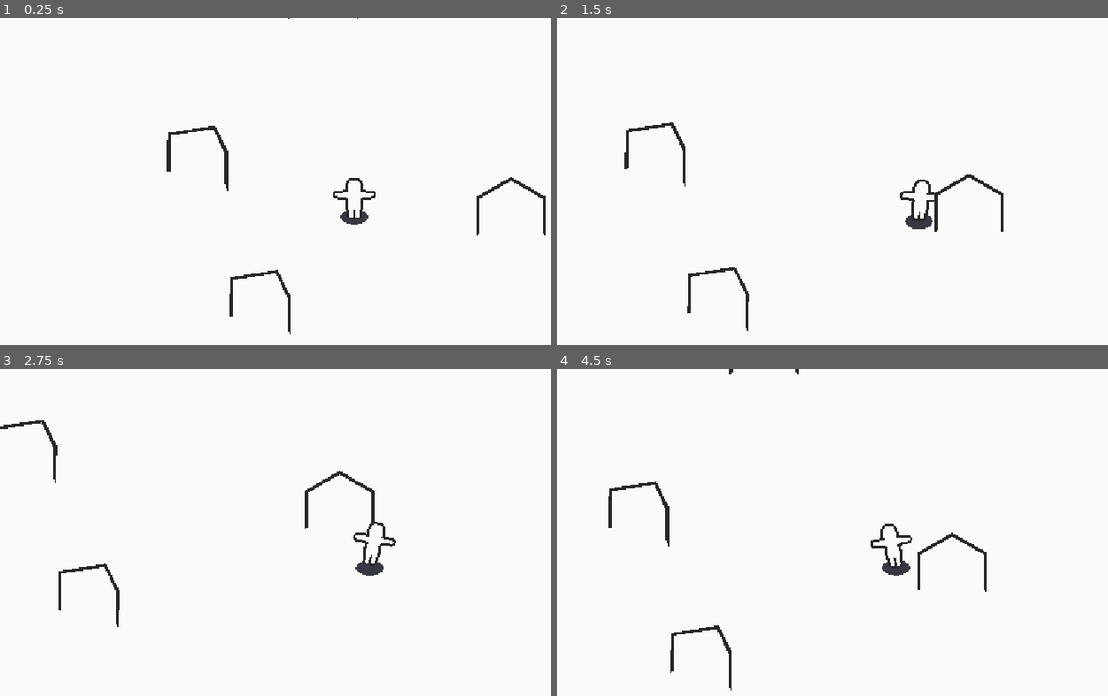
Above: before the commit, frames 1-4 (two rows, left to right).
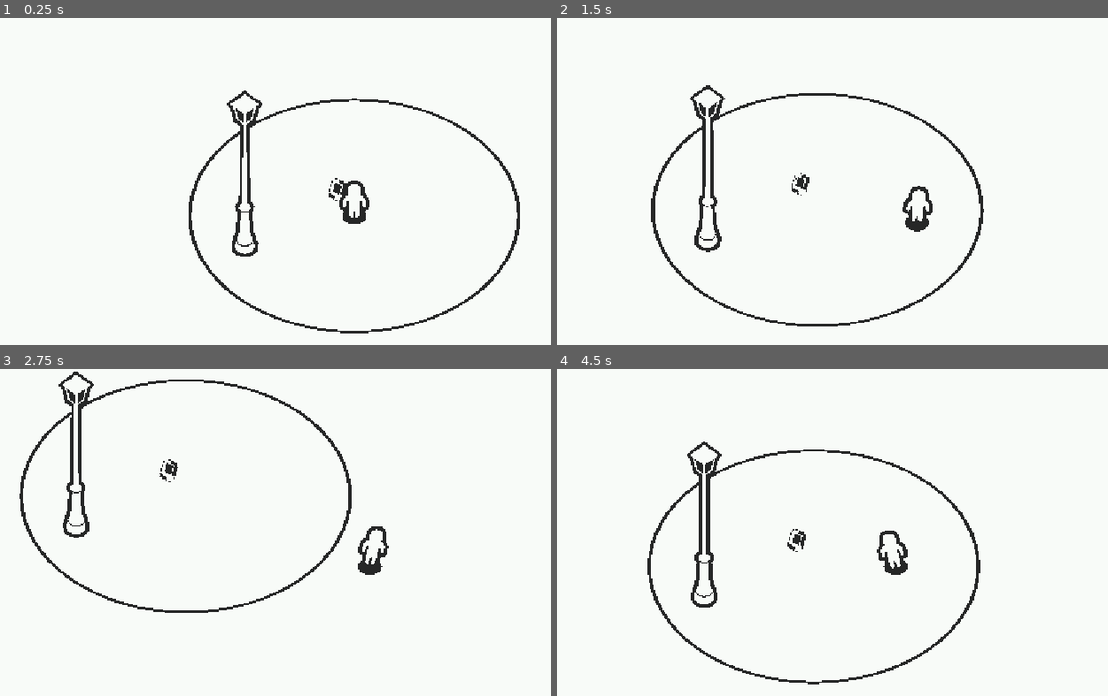
Above: after the commit, the same moments.

Repository: icehelmdev/poll-itical
Game: Godot game, scene res://scenes/main/main.tscn
Two runs of this game, one before a commit and one after it. Both use one fixed random seed, a clock stepped at 60 frames per second and the inputs below.
Inputs:
- Up to frame 1 (0.25 s): no input
- Up to frame 2 (1.5 s): hold D (move_right) 0.53-1.28 s; hold S (move_back) from 1.28 s (still down)
- Up to frame 3 (2.75 s): release S (move_back) at 2.03 s; hold D (move_right) from 2.03 s (still down)
- Up to frame 4 (4.5 s): release D (move_right) at 2.78 s; hold W (move_forward) 2.78-3.53 s; hold A (move_left) from 3.53 s (still down)

The runs differ from the first frame. In frame 1, 3.3% of the frame differs, in the area x 30-100%, y 0-97%; in frame 2, 3.4%; in frame 3, 3.3%; in frame 4, 3.5%, in the area x 9-78%, y 0-99%.

Commit message:
added new models

Diff:
--- /dev/null
+++ b/materials/M_Dark.tres
@@ -0,0 +1,6 @@
+[gd_resource type="StandardMaterial3D" format=3 uid="uid://c742d4ip1s0iq"]
+
+[resource]
+shading_mode = 0
+diffuse_mode = 3
+albedo_color = Color(0.13333334, 0.13725491, 0.13725491, 1)
--- a/materials/outline_hard_edges.tres
+++ b/materials/outline_hard_edges.tres
@@ -6,5 +6,5 @@
 render_priority = 0
 shader = ExtResource("1_shader")
 shader_parameter/outline_color = Color(0.13333334, 0.13725491, 0.13725491, 1)
-shader_parameter/outline_width = 3.0000001425
+shader_parameter/outline_width = 4.00000019
 shader_parameter/use_vertex_direction = true
--- a/materials/player_silhouette_outline.tres
+++ b/materials/player_silhouette_outline.tres
@@ -6,5 +6,5 @@
 render_priority = 0
 shader = ExtResource("1_shader")
 shader_parameter/outline_color = Color(0.13333334, 0.13725491, 0.13725491, 1)
-shader_parameter/outline_width = 2.000000095
+shader_parameter/outline_width = 3.0000001425
 shader_parameter/use_vertex_direction = false
--- a/scenes/main/main.tscn
+++ b/scenes/main/main.tscn
@@ -2,7 +2,10 @@
 
 [ext_resource type="PackedScene" uid="uid://b6catao2vxkdk" path="res://scenes/player/player.tscn" id="1_player"]
 [ext_resource type="Script" uid="uid://o1h261653uad" path="res://scenes/camera/follow_camera.gd" id="2_camera"]
+[ext_resource type="PackedScene" uid="uid://cbk61l8d2147e" path="res://meshes/props/SM_Streetlight.glb" id="2_l3cfh"]
+[ext_resource type="PackedScene" uid="uid://v3x34ricfef6" path="res://meshes/props/SM_Start_Circle.glb" id="3_6q06x"]
 [ext_resource type="Material" uid="uid://bjnq17rkr1nu0" path="res://materials/unlit_outlined_hard_edges.tres" id="3_material"]
+[ext_resource type="PackedScene" uid="uid://b0mol15k2sxvt" path="res://meshes/props/SM_Phone.glb" id="4_ow5a4"]
 
 [sub_resource type="ProceduralSkyMaterial" id="ProceduralSkyMaterial_main"]
 
@@ -21,13 +24,6 @@
 [sub_resource type="BoxMesh" id="BoxMesh_floor"]
 material = ExtResource("3_material")
 size = Vector3(128, 1, 168)
-
-[sub_resource type="BoxShape3D" id="BoxShape3D_obstacle"]
-size = Vector3(2, 2, 2)
-
-[sub_resource type="BoxMesh" id="BoxMesh_obstacle"]
-material = ExtResource("3_material")
-size = Vector3(2, 2, 2)
 
 [node name="Main" type="Node3D" unique_id=1972689488]
 
@@ -49,44 +45,14 @@
 
 [node name="Obstacles" type="Node3D" parent="." unique_id=903411358]
 
-[node name="Obstacle1" type="StaticBody3D" parent="Obstacles" unique_id=1311295284]
-transform = Transform3D(1, 0, 0, 0, 1, 0, 0, 0, 1, 6, 1, -4)
+[node name="SM_Streetlight2" parent="Obstacles" unique_id=1139822929 instance=ExtResource("2_l3cfh")]
+transform = Transform3D(1.7677668, 0, 1.767767, 0, 2.4999998, 0, -1.767767, 0, 1.7677668, -4.9448957, 0.08095372, 2.0805101)
 
-[node name="CollisionShape3D" type="CollisionShape3D" parent="Obstacles/Obstacle1" unique_id=1101519058]
-transform = Transform3D(0.9659258, 0, 0.25881904, 0, 1, 0, -0.25881904, 0, 0.9659258, 0, 0, 0)
-shape = SubResource("BoxShape3D_obstacle")
+[node name="SM_Start_Circle2" parent="Obstacles" unique_id=2143995201 instance=ExtResource("3_6q06x")]
+transform = Transform3D(1.5, 0, 0, 0, 1.5, 0, 0, 0, 1.5, 0, 0.01, 0)
 
-[node name="MeshInstance3D" type="MeshInstance3D" parent="Obstacles/Obstacle1" unique_id=445389480]
-mesh = SubResource("BoxMesh_obstacle")
-
-[node name="Obstacle2" type="StaticBody3D" parent="Obstacles" unique_id=1053140493]
-transform = Transform3D(1, 0, 0, 0, 1, 0, 0, 0, 1, -7, 1, 3)
-
-[node name="CollisionShape3D" type="CollisionShape3D" parent="Obstacles/Obstacle2" unique_id=869204344]
-shape = SubResource("BoxShape3D_obstacle")
-
-[node name="MeshInstance3D" type="MeshInstance3D" parent="Obstacles/Obstacle2" unique_id=199698882]
-transform = Transform3D(0.8660254, 0, -0.5, 0, 1, 0, 0.5, 0, 0.8660254, 0, 0, 0)
-mesh = SubResource("BoxMesh_obstacle")
-
-[node name="Obstacle3" type="StaticBody3D" parent="Obstacles" unique_id=1058566825]
-transform = Transform3D(1, 0, 0, 0, 1, 0, 0, 0, 1, 3, 1, 9)
-
-[node name="CollisionShape3D" type="CollisionShape3D" parent="Obstacles/Obstacle3" unique_id=2112559229]
-shape = SubResource("BoxShape3D_obstacle")
-
-[node name="MeshInstance3D" type="MeshInstance3D" parent="Obstacles/Obstacle3" unique_id=748425663]
-transform = Transform3D(0.49999997, 0, 0.86602545, 0, 1, 0, -0.86602545, 0, 0.49999997, 0, 0, 0)
-mesh = SubResource("BoxMesh_obstacle")
-
-[node name="Obstacle4" type="StaticBody3D" parent="Obstacles" unique_id=340352483]
-transform = Transform3D(1, 0, 0, 0, 1, 0, 0, 0, 1, -12, 1, -10)
-
-[node name="CollisionShape3D" type="CollisionShape3D" parent="Obstacles/Obstacle4" unique_id=212483901]
-shape = SubResource("BoxShape3D_obstacle")
-
-[node name="MeshInstance3D" type="MeshInstance3D" parent="Obstacles/Obstacle4" unique_id=944193060]
-mesh = SubResource("BoxMesh_obstacle")
+[node name="SM_Phone2" parent="Obstacles" unique_id=180644280 instance=ExtResource("4_ow5a4")]
+transform = Transform3D(0.85236204, 0.2477812, -0.4605251, 0, 0.8806258, 0.47381243, 0.5229521, -0.40385973, 0.75061196, -0.7667918, 4.1492796, 2.4803882)
 
 [node name="Player" parent="." unique_id=1998818608 instance=ExtResource("1_player")]
 
@@ -98,4 +64,4 @@
 far = 200.0
 script = ExtResource("2_camera")
 target = NodePath("../Player")
-follow_offset = Vector3(10, 10, 10)
+follow_offset = Vector3(0, 10, 10)
--- a/scenes/player/player.tscn
+++ b/scenes/player/player.tscn
@@ -2,48 +2,26 @@
 
 [ext_resource type="Script" uid="uid://k0ol8c60fark" path="res://scenes/player/player.gd" id="1_player"]
 [ext_resource type="Script" uid="uid://bac85smq8biic" path="res://scenes/player/player_visual.gd" id="2_visual"]
-[ext_resource type="PackedScene" uid="uid://cxa723lt1r1ji" path="res://meshes/SK_Character.glb" id="3_lvxji"]
-[ext_resource type="Material" uid="uid://dkwgfpnjqnjsb" path="res://materials/unlit_outlined.tres" id="3_material"]
+[ext_resource type="PackedScene" uid="uid://cemnya8fo8ir4" path="res://meshes/characters/SK_Character_Idle.glb" id="3_gmlin"]
+[ext_resource type="PackedScene" uid="uid://wp3tc2lhfugd" path="res://meshes/characters/SM_Shadow.glb" id="4_lvxji"]
 
 [sub_resource type="CapsuleShape3D" id="CapsuleShape3D_player"]
 radius = 0.4
 height = 1.8
 
-[sub_resource type="CapsuleMesh" id="CapsuleMesh_player"]
-material = ExtResource("3_material")
-radius = 0.4
-height = 1.8
-
-[sub_resource type="StandardMaterial3D" id="StandardMaterial3D_wf3wp"]
-shading_mode = 0
-albedo_color = Color(0.18039216, 0.1882353, 0.21568628, 1)
-
-[sub_resource type="CylinderMesh" id="CylinderMesh_r3d6m"]
-material = SubResource("StandardMaterial3D_wf3wp")
-top_radius = 0.6166992
-bottom_radius = 0.6166992
-height = 0.015380859
-
 [node name="Player" type="CharacterBody3D" unique_id=719344599]
 script = ExtResource("1_player")
 
 [node name="CollisionShape3D" type="CollisionShape3D" parent="." unique_id=1062309996]
-transform = Transform3D(1, 0, 0, 0, 1, 0, 0, 0, 1, 0, 0.9, 0)
+transform = Transform3D(1, 0, 0, 0, 1, 0, 0, 0, 1, 0, 0.97612303, 0)
 shape = SubResource("CapsuleShape3D_player")
+
+[node name="SM_Shadow" parent="." unique_id=2129088955 instance=ExtResource("4_lvxji")]
+transform = Transform3D(1, 0, 0, 0, 1, 0, 0, 0, 1, 0, 0.07744421, 0)
 
 [node name="Visual" type="Node3D" parent="." unique_id=336460453 node_paths=PackedStringArray("body", "face_camera_target")]
 script = ExtResource("2_visual")
 body = NodePath("..")
 face_camera_target = NodePath("SK_Character")
 
-[node name="SK_Character" parent="Visual" unique_id=1489781032 instance=ExtResource("3_lvxji")]
-transform = Transform3D(1.5, 0, 0, 0, 1.5, 0, 0, 0, 1.5, 0, 0, 0)
-
-[node name="MeshInstance3D" type="MeshInstance3D" parent="Visual" unique_id=2123079795]
-transform = Transform3D(1, 0, 0, 0, 1, 0, 0, 0, 1, 0, 0.9, 0)
-visible = false
-mesh = SubResource("CapsuleMesh_player")
-
-[node name="Shadow" type="MeshInstance3D" parent="." unique_id=2077139349]
-transform = Transform3D(1, 0, 0, 0, 1, 0, 0, 0, 1, 0, -0.0020678043, 0)
-mesh = SubResource("CylinderMesh_r3d6m")
+[node name="SK_Character" parent="Visual" unique_id=459386403 instance=ExtResource("3_gmlin")]
Binary file added: meshes/characters/SK_Character_Idle.glb
Not shown, added: meshes/characters/SK_Character_Idle.glb.import
Binary file added: meshes/characters/SM_Shadow.glb
Not shown, added: meshes/characters/SM_Shadow.glb.import
Binary file added: meshes/props/SM_Phone.glb
Not shown, added: meshes/props/SM_Phone.glb.import
Binary file added: meshes/props/SM_Start_Circle.glb
Not shown, added: meshes/props/SM_Start_Circle.glb.import
Binary file added: meshes/props/SM_Streetlight.glb
Not shown, added: meshes/props/SM_Streetlight.glb.import
